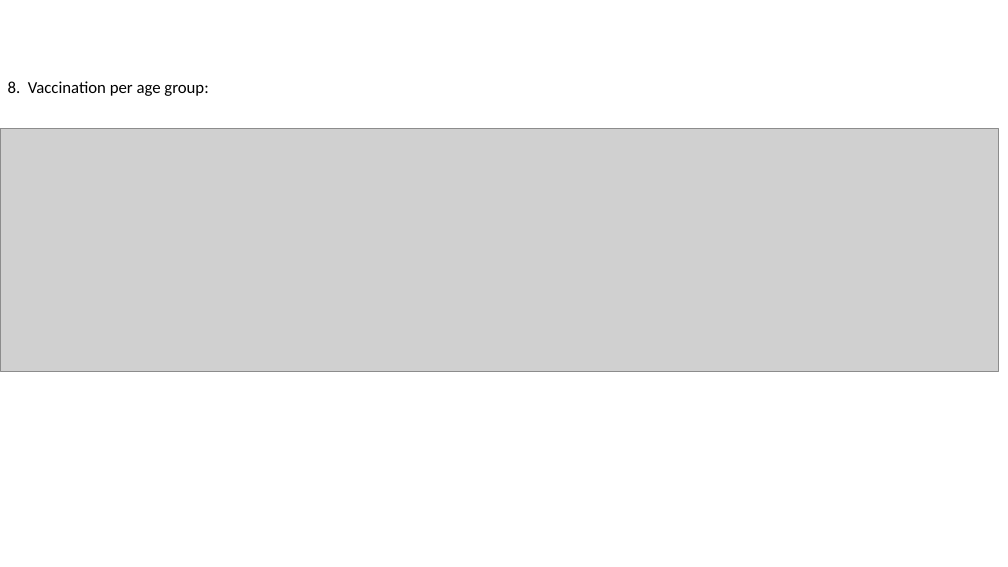
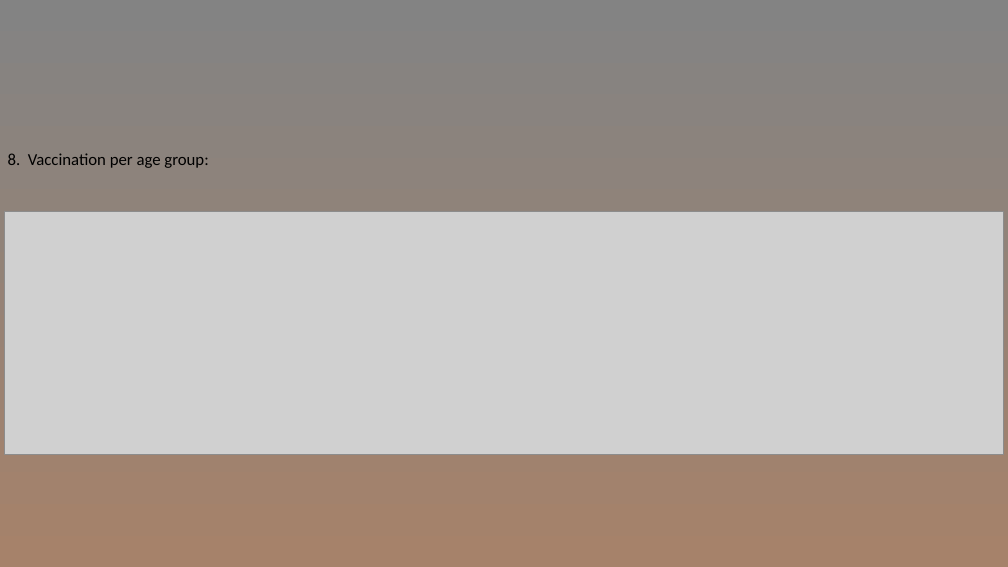
Before and after one commit to ProgrammingWithCybineer/Project_2, a slide deck: slide 4 of Project2T6.pptx (slide 9 before the commit). Drawn at 1008x567 pixels with LibreOffice and Linux fonts; fonts in the diff are those of the drawing; grey boxes stand for pictures. Boxes give left, top, right and bottom in pixels: in the first picture for what was removed or moved away, otherwise in the second. Text is boxed around its words. In the diff, an @@ line names an element or a change of style, - is before the commit and + after.

```diff
--- a/Project2T6.pptx
+++ b/Project2T6.pptx
@@ background #FFFFFF to gradient #A6826A to #838383 @@
@@ subtitle "8. Vaccination per age group:": place and size @@
-subtitle "8. Vaccination per age group:" at (8, 81, 208, 96)
+subtitle "8. Vaccination per age group:" at (8, 153, 208, 168)
@@ picture: place and size @@
-picture at (0, 129, 998, 371)
+picture at (5, 212, 1003, 454)
```
Also in this commit, not shown: 9 other slides changed, 1 slide added.
